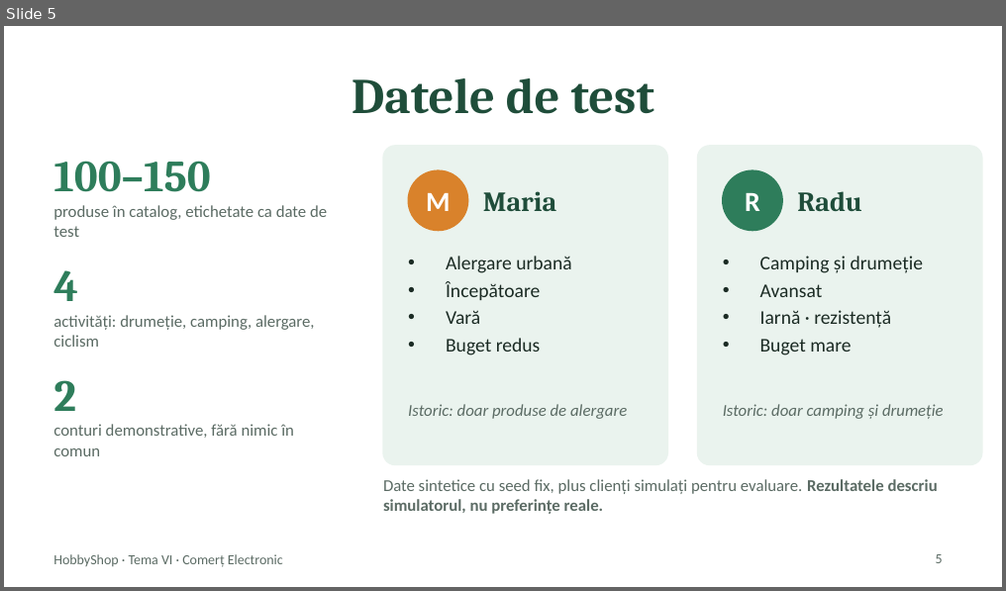
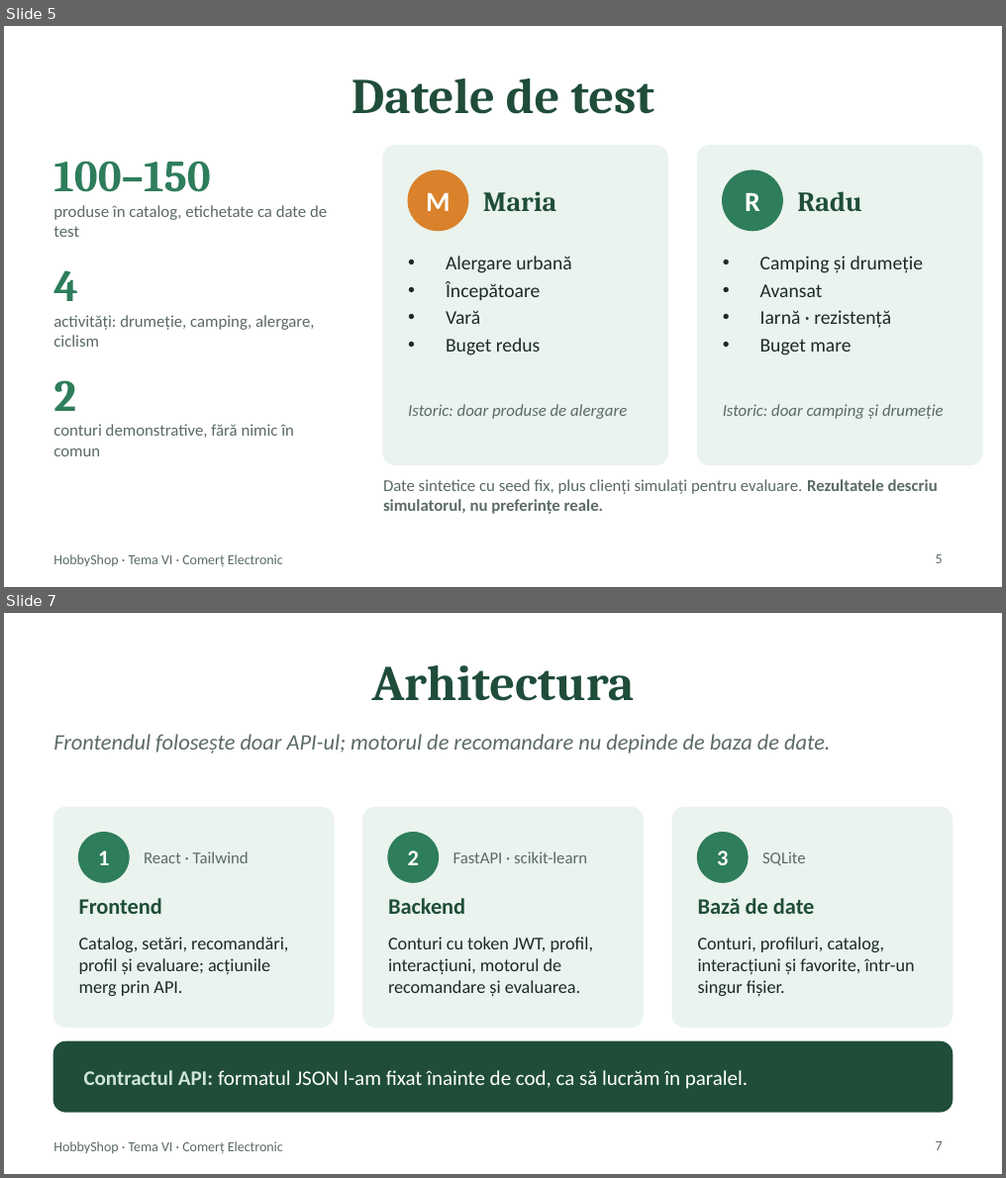
Before and after one commit to ANDYGAB04/Recomandation_System, a slide deck: docs/prezentare/Prezentare.pptx. Shown one above the other, each under a label of ours: slide 5 before the commit, slides 5 and 7 after it; the slides between them are not shown. The pictures are 1006x591 and 1006x1178 pixels, drawn with LibreOffice and Linux fonts; fonts in the diff are those of the drawing. Boxes give left, top, right and bottom in pixels: in the first picture for what was removed or moved away, otherwise in the second. Text is boxed around its words. In the diff, an @@ line names an element or a change of style, - is before the commit and + after.

```diff
--- a/docs/prezentare/Prezentare.pptx
+++ b/docs/prezentare/Prezentare.pptx
@@ slide 7 added at (x1=4, y1=613, x2=1002, y2=1174), background #FFFFFF; not listed: 1 template element that a slide beside it also shows @@
@@ title added at (x1=372, y1=665, x2=635, y2=701), 36 pt, text #1F4D3A, bold @@
+Arhitectura
@@ text added at (x1=54, y1=734, x2=831, y2=754), 16 pt, text #5B6B64, italic @@
+Frontendul folosește doar API-ul; motorul de recomandare nu depinde de baza de date.
@@ rounded rectangle added at (x1=54, y1=808, x2=334, y2=1027), fill #EAF3EE, outline #EAF3EE 1 pt @@
@@ rounded rectangle added at (x1=363, y1=808, x2=643, y2=1027), fill #EAF3EE, outline #EAF3EE 1 pt @@
@@ rounded rectangle added at (x1=672, y1=808, x2=952, y2=1027), fill #EAF3EE, outline #EAF3EE 1 pt @@
@@ ellipse added at (x1=79, y1=833, x2=129, y2=882), fill #2E7D5B, outline #2E7D5B 1 pt @@
@@ ellipse added at (x1=388, y1=833, x2=438, y2=882), fill #2E7D5B, outline #2E7D5B 1 pt @@
@@ ellipse added at (x1=698, y1=833, x2=747, y2=882), fill #2E7D5B, outline #2E7D5B 1 pt @@
@@ text added at (x1=98, y1=851, x2=109, y2=865), 16 pt, text #FFFFFF, bold @@
+1
@@ text added at (x1=144, y1=852, x2=249, y2=863), 12 pt, text #5B6B64 @@
+React · Tailwind
@@ text added at (x1=408, y1=851, x2=419, y2=865), 16 pt, text #FFFFFF, bold @@
+2
@@ text added at (x1=453, y1=852, x2=587, y2=863), 12 pt, text #5B6B64 @@
+FastAPI · scikit-learn
@@ text added at (x1=717, y1=851, x2=728, y2=865), 16 pt, text #FFFFFF, bold @@
+3
@@ text added at (x1=762, y1=852, x2=806, y2=865), 12 pt, text #5B6B64 @@
+SQLite
@@ text added at (x1=79, y1=898, x2=162, y2=914), 16 pt, text #1F4D3A, bold @@
+Frontend
@@ text added at (x1=388, y1=898, x2=465, y2=914), 16 pt, text #1F4D3A, bold @@
+Backend
@@ text added at (x1=698, y1=898, x2=815, y2=914), 16 pt, text #1F4D3A, bold @@
+Bază de date
@@ text added at (x1=79, y1=937, x2=288, y2=996), 13 pt, text #1B2B24 @@
+Catalog, setări, recomandări, profil și evaluare; acțiunile merg prin API.
@@ text added at (x1=388, y1=937, x2=593, y2=997), 13 pt, text #1B2B24 @@
+Conturi cu token JWT, profil, interacțiuni, motorul de recomandare și evaluarea.
@@ text added at (x1=698, y1=937, x2=915, y2=997), 13 pt, text #1B2B24 @@
+Conturi, profiluri, catalog, interacțiuni și favorite, într-un singur fișier.
@@ rounded rectangle added at (x1=54, y1=1042, x2=952, y2=1112), fill #1F4D3A, outline #1F4D3A 1 pt @@
@@ text added at (x1=84, y1=1070, x2=747, y2=1089), 15 pt, text #FFFFFF @@
+Contractul API: formatul JSON l-am fixat înainte de cod, ca să lucrăm în paralel.
@@ page number added at (x1=936, y1=1142, x2=943, y2=1151), 10 pt, text #5B6B64 @@
+7
```
Also in this commit, not shown: 5 other slides added.
